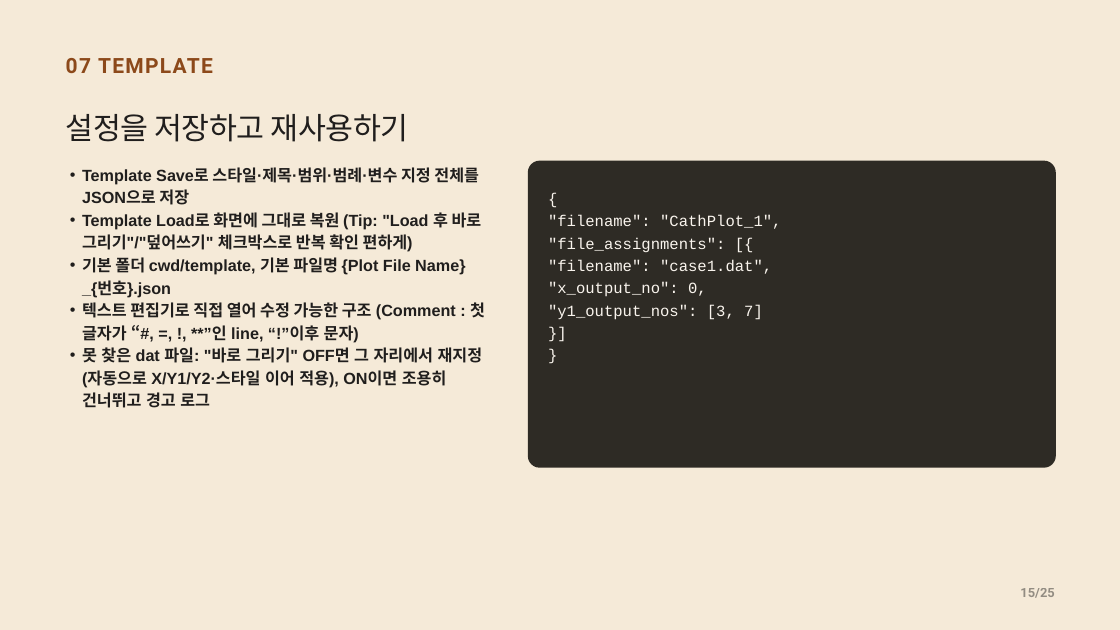
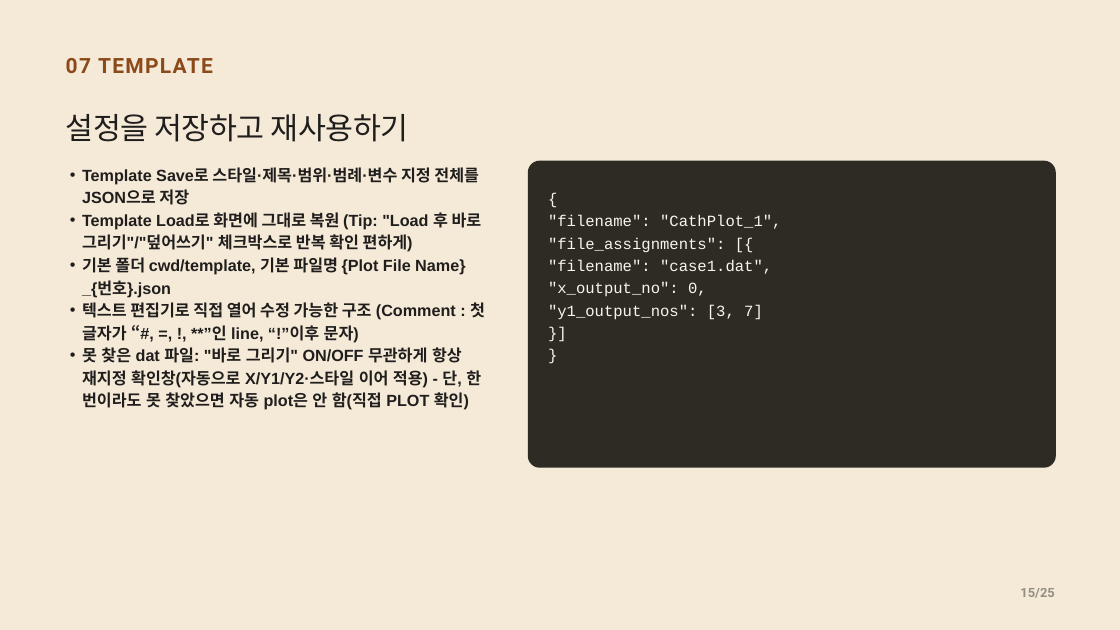
Before and after one commit to CWKIM113/CathPlot_Pub, a slide deck: slide 15 of CathPlot_발표.pptx. Drawn at 1120x630 pixels with LibreOffice and Linux fonts; fonts in the diff are those of the drawing. Boxes give left, top, right and bottom in pixels: in the first picture for what was removed or moved away, otherwise in the second. Text is boxed around its words. In the diff, an @@ line names an element or a change of style, - is before the commit and + after.

```diff
--- a/CathPlot_발표.pptx
+++ b/CathPlot_발표.pptx
@@ text at (82, 347, 481, 410): text changed @@
-• 못 찾은 dat 파일: "바로 그리기" OFF면 그 자리에서 재지정(자동으로 X/Y1/Y2·스타일 이어 적용), ON이면 조용히 건너뛰고 경고 로그
+• 못 찾은 dat 파일: "바로 그리기" ON/OFF 무관하게 항상 재지정 확인창(자동으로 X/Y1/Y2·스타일 이어 적용) - 단, 한 번이라도 못 찾았으면 자동 plot은 안 함(직접 PLOT 확인)
```
Also in this commit, not shown: 2 other files.
